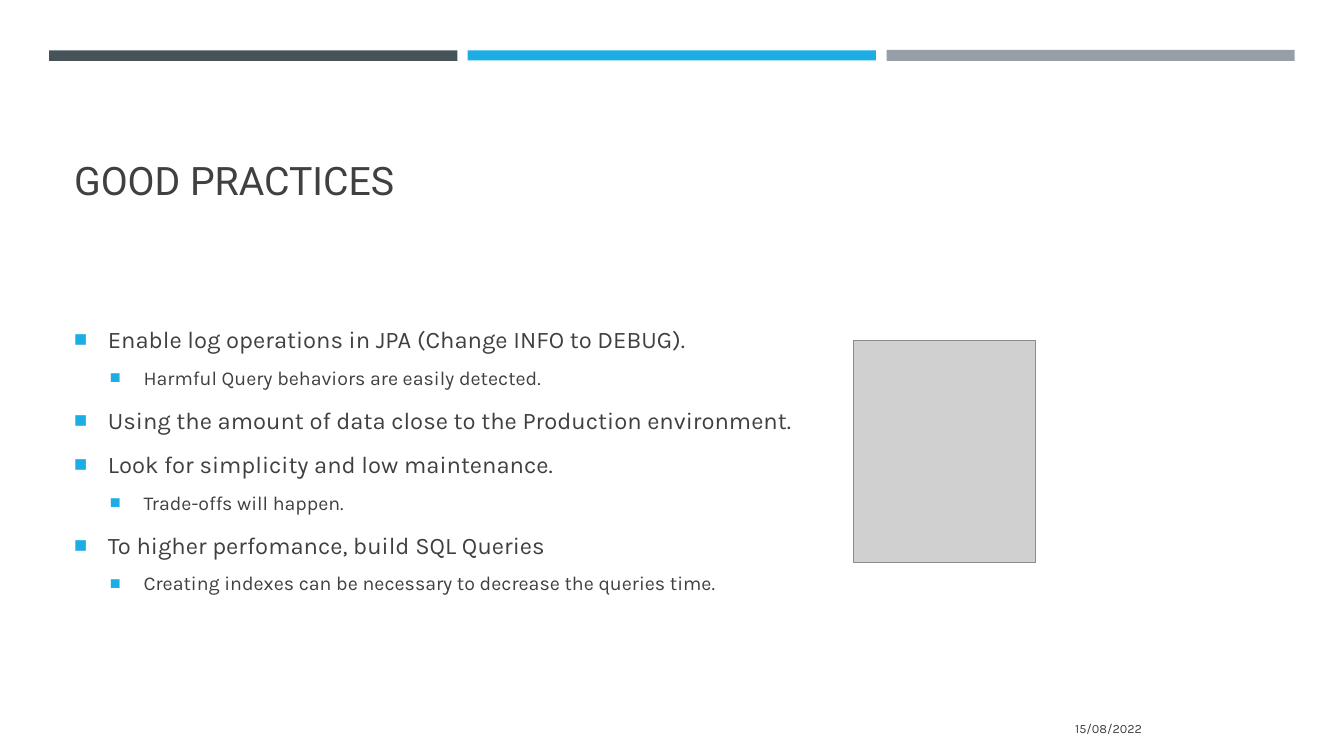
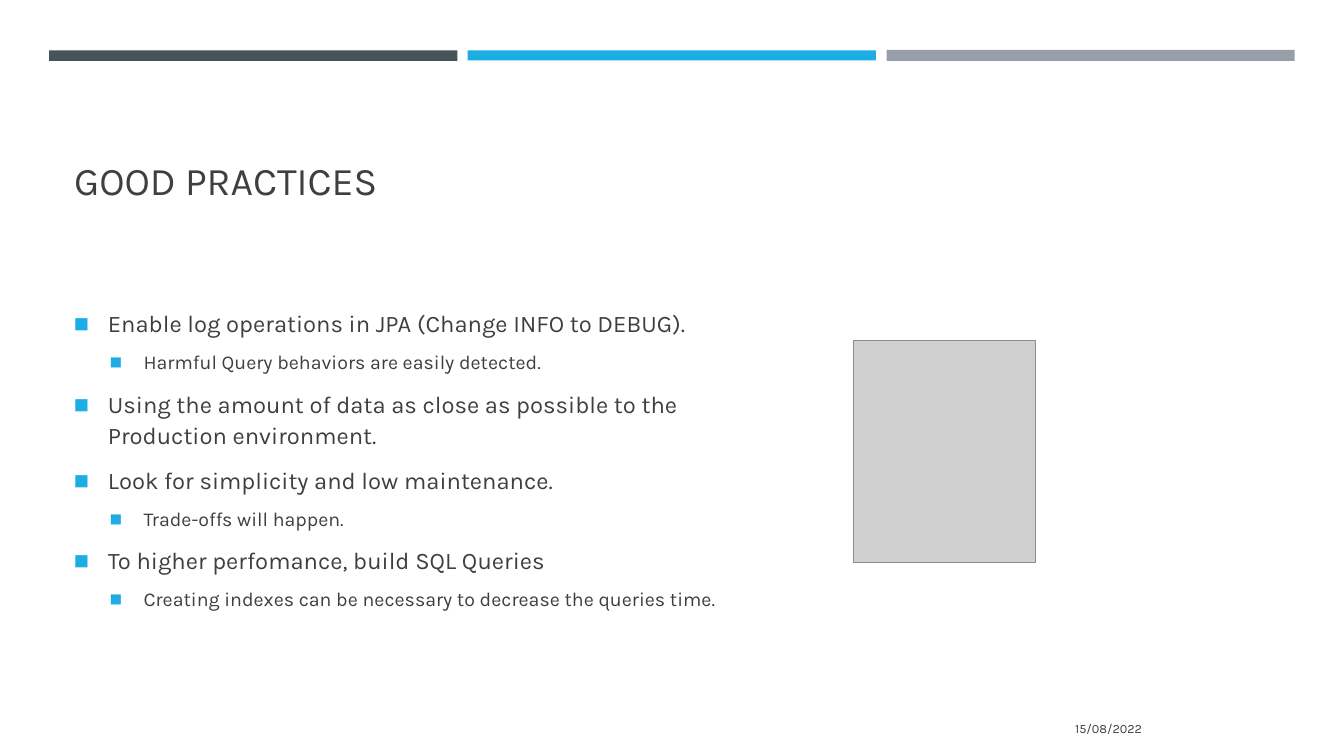
Before and after one commit to thiagoadelino/jpa-performance-issues, a slide deck: slide 25 of performance de consultas utilizando java persistence api.pptx. Drawn at 1344x756 pixels with LibreOffice and Linux fonts; fonts in the diff are those of the drawing; grey boxes stand for pictures. Boxes give left, top, right and bottom in pixels: in the first picture for what was removed or moved away, otherwise in the second. Text is boxed around its words. In the diff, an @@ line names an element or a change of style, - is before the commit and + after.

```diff
--- a/performance de consultas utilizando java persistence api.pptx
+++ b/performance de consultas utilizando java persistence api.pptx
@@ title "GOOD PRACTICES" at <box>74,170,377,196</box>: font Roboto to Karla, text colour #404040 to #3F3F3F @@
@@ text at <box>108,315,715,611</box>: text colour #404040 to #3F3F3F in "Enable log operations in JPA (Change INFO ...", "Harmful Query behaviors are easily detected.", "Look for simplicity and low maintenance.", "Trade-offs will happen." and 2 more places; bullet ■ to ◼; less space between paragraphs @@
@@ text at <box>108,396,678,445</box>: text changed; text colour #404040 to #3F3F3F @@
-■ Using the amount of data close to the Production environment.
+◼ Using the amount of data as close as possible to the Production environment.
```
Also in this commit, not shown: 25 other slides changed.
